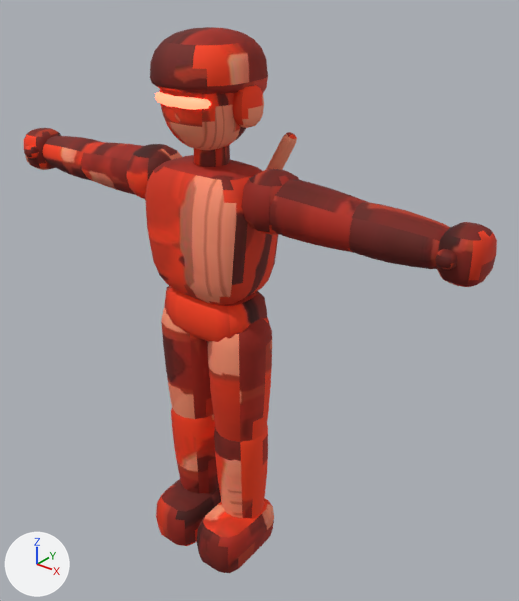
Two versions of the glTF model models/rigged/enemy_guard.glb, one commit apart.
Before and after are seen from a 50 mm lens placed at (1.509, -1.643, 2.106), pointed at (0.102, 0.117, 1.015). Every picture has the same lights, and +X, +Y and +Z are marked at lower left. The first picture is the older version. Vertices at exactly the same position are counted once.

The first picture shows 'enemy_guard'.
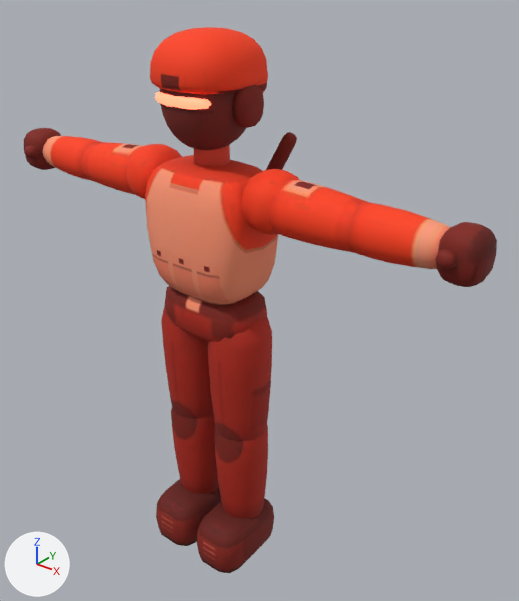
The change in detail:
me_p is used by ob_enemy_guard; location (0.0, 0.0, 0.0).
me_p had 2922 vertices, 5564 faces and spanned x -0.93..0.93, y -0.2..0.18, z -0.01..1.91.
me_p now has 2832 vertices, 5564 faces and spans x -0.93..0.93, y -0.2..0.18, z -0.01..1.91.
Part 1, on me_p:
2 vertices are removed from x 0.0, y -0.1..0.1, z 0.93.
30 faces are deleted.
30 new faces join them, mat_guard_body (picture img_guard_tex).
Part 2, on me_p:
14 vertices are removed from x -0.61..-0.49, y -0.06..0.06, z 1.35..1.46.
29 faces are deleted.
29 new faces join them, mat_guard_body (picture img_guard_tex).
Part 3, on me_p:
33 vertices are removed from x 0.23..0.61, y -0.06..0.06, z 1.34..1.5.
78 faces are deleted.
78 new faces join them, mat_guard_body (picture img_guard_tex).
Part 4, on me_p:
32 vertices are removed from x -0.19..0.19, y -0.17..0.11, z 0.15..0.18.
62 faces are deleted.
62 new faces join them, mat_guard_body (picture img_guard_tex).
me_p part 5: 5342 kept faces spanning x -0.93..0.93, y -0.2..0.18, z -0.01..1.91 get new texture (UV) coordinates.
Other edits to the shape of me_p do not show in these pictures.

Pixel boxes (x1, y1, x2, y2) of what changed, in the pictures (519 x 601 px; the box of a moved part takes in the faces that stretch with it):
part 1 of me_p, moved or reshaped
    both: (172, 291, 216, 342)
part 2 of me_p, moved or reshaped (mostly hidden)
    both: (73, 168, 92, 181)
part 3 of me_p, moved or reshaped (mostly hidden)
    both: (347, 242, 370, 258)
part 4 of me_p, moved or reshaped
    both: (162, 479, 272, 538)
part 5 of me_p, surface changed
    both: (24, 27, 497, 573)
